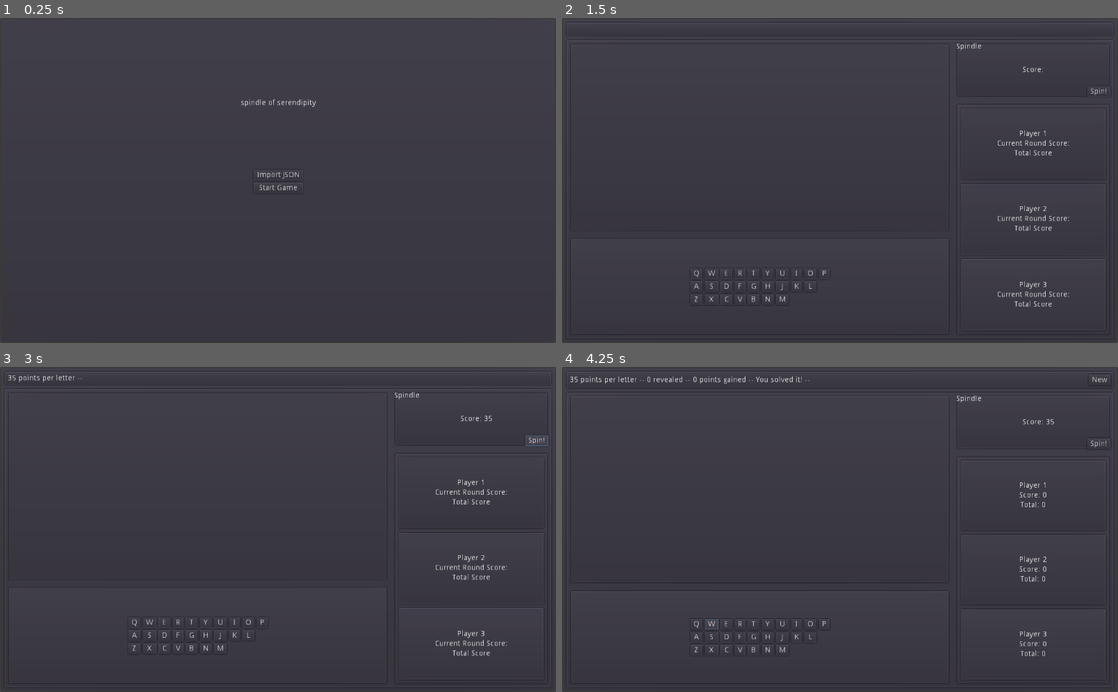
Above: before the commit, frames 1-4 (two rows, left to right).
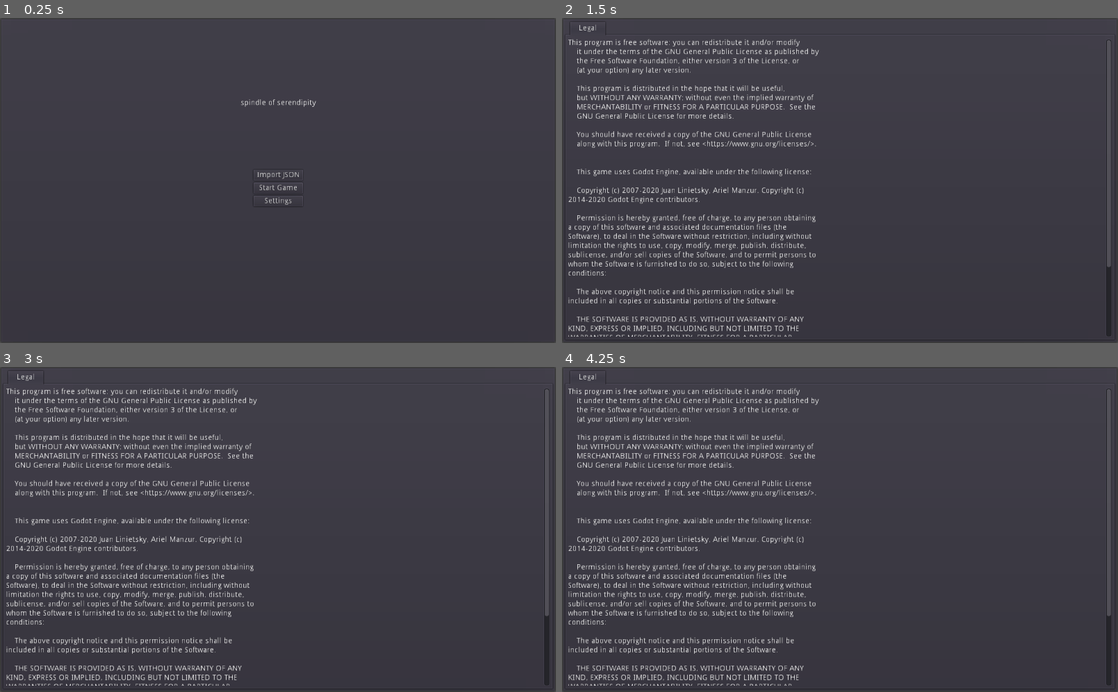
Above: after the commit, the same moments.

Repository: zacryol/spindle-of-serendipity
Game: Godot game, scene res://game/menus/MainMenu.tscn
Same seed, same stepped clock (60 frames per second), same inputs: the game is played once before the commit and once after it.
Inputs (mouse positions are in pixels of both pictures, inside the frame that each line leads up to):
- Up to frame 1 (0.25 s): no input
- Up to frame 2 (1.5 s): click (840, 200) at 0.5 s, where only the run after the commit has a clickable "Settings"; click (840, 187) at 1.25 s, where only the run before the commit has a clickable "Start Game"
- Up to frame 3 (3 s): click (133, 623) at 2 s, where only the run before the commit has a clickable "Q"; click (539, 441) at 2.75 s, where only the run before the commit has a clickable "Spin!"
- Up to frame 4 (4.25 s): click (712, 623) at 3.5 s, where only the run before the commit has a clickable "W"

The runs differ from the first frame. In frame 1, less than 0.1% of the frame differs, in the area x 47-53%, y 55-58%; in frame 2, 7.6%; in frame 3, 7.7%, in the area x 0-100%, y 1-99%; in frame 4, 7.5%.
Error before the commit: Division By Zero in operator '%'. (res://system/singletons/EntryManager.gd:20)

Commit message:
Added navigation buttons for legal

Diff:
--- a/game/menus/MainMenu.gd
+++ b/game/menus/MainMenu.gd
@@ -27,3 +27,7 @@
 
 func _on_StartButton_pressed():
 	get_tree().change_scene("res://game/GamePanel.tscn")
+
+
+func _on_Settings_pressed():
+	get_tree().change_scene("res://game/menus/settings/Settings.tscn")
--- a/game/menus/MainMenu.tscn
+++ b/game/menus/MainMenu.tscn
@@ -42,6 +42,12 @@
 margin_bottom = 44.0
 text = "Start Game"
 
+[node name="Settings" type="Button" parent="VBoxContainer"]
+margin_top = 48.0
+margin_right = 91.0
+margin_bottom = 68.0
+text = "Settings"
+
 [node name="FileDialog" type="FileDialog" parent="."]
 margin_left = 306.0
 margin_top = 111.0
@@ -68,4 +74,5 @@
 }
 [connection signal="pressed" from="VBoxContainer/ImportButton" to="." method="_on_ImportButton_pressed"]
 [connection signal="pressed" from="VBoxContainer/StartButton" to="." method="_on_StartButton_pressed"]
+[connection signal="pressed" from="VBoxContainer/Settings" to="." method="_on_Settings_pressed"]
 [connection signal="files_selected" from="FileDialog" to="." method="_on_FileDialog_files_selected"]
--- /dev/null
+++ b/game/menus/settings/Settings.gd
@@ -0,0 +1,9 @@
+extends Control
+
+
+func _ready():
+	pass
+
+
+func _on_Back_pressed():
+	get_tree().change_scene("res://game/menus/MainMenu.tscn")
--- a/game/menus/settings/Settings.tscn
+++ b/game/menus/settings/Settings.tscn
@@ -1,8 +1,11 @@
-[gd_scene format=2]
+[gd_scene load_steps=2 format=2]
+
+[ext_resource path="res://game/menus/settings/Settings.gd" type="Script" id=1]
 
 [node name="Settings" type="Control"]
 anchor_right = 1.0
 anchor_bottom = 1.0
+script = ExtResource( 1 )
 __meta__ = {
 "_edit_use_anchors_": false
 }
@@ -10,6 +13,9 @@
 [node name="PanelContainer" type="PanelContainer" parent="."]
 anchor_right = 1.0
 anchor_bottom = 1.0
+__meta__ = {
+"_edit_use_anchors_": false
+}
 
 [node name="TabContainer" type="TabContainer" parent="PanelContainer"]
 margin_left = 7.0
@@ -35,7 +41,7 @@
 
 [node name="VBoxContainer" type="VBoxContainer" parent="PanelContainer/TabContainer/Legal/ScrollContainer"]
 margin_right = 462.0
-margin_bottom = 696.0
+margin_bottom = 720.0
 
 [node name="GPLLabel" type="Label" parent="PanelContainer/TabContainer/Legal/ScrollContainer/VBoxContainer"]
 margin_right = 462.0
@@ -77,3 +83,10 @@
 margin_bottom = 696.0
 text = "Portions of this software are copyright © 2020 The FreeType Project (www.freetype.org). All rights reserved."
 autowrap = true
+
+[node name="Button" type="Button" parent="PanelContainer/TabContainer/Legal/ScrollContainer/VBoxContainer"]
+margin_top = 700.0
+margin_right = 462.0
+margin_bottom = 720.0
+text = "Back to Main"
+[connection signal="pressed" from="PanelContainer/TabContainer/Legal/ScrollContainer/VBoxContainer/Button" to="." method="_on_Back_pressed"]
